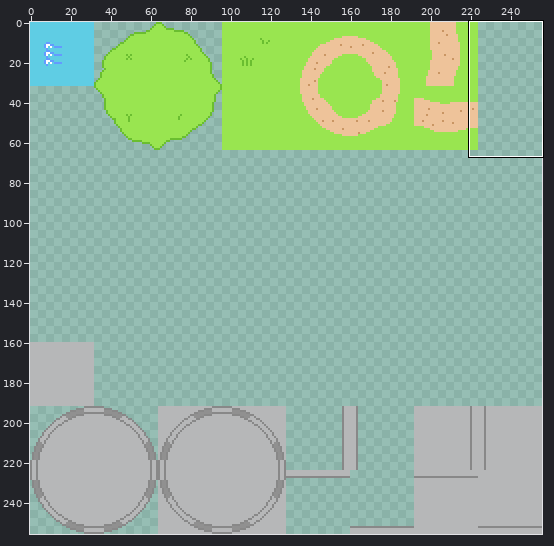
Two versions of one pixel-art file, assets/sprites/Island_Tilemap1.aseprite. The picture above shows the old version from afar; the outline marks the close-up.
Close-up. Before the commit:
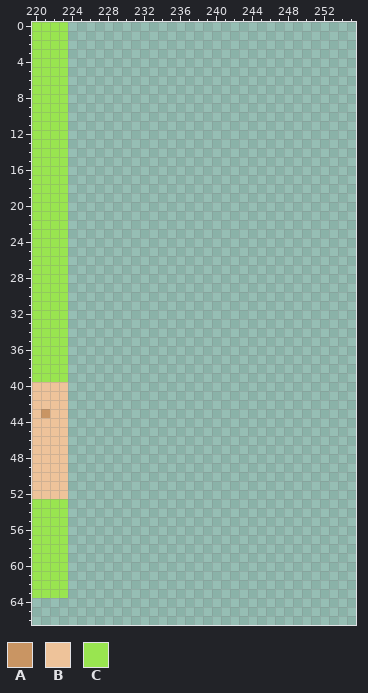
256x256 pixels, 1 frame. Shown: x 220..255, y 0..66. The commit also changed other parts of the picture, which this record leaves out.
Palette (. is transparent): A #c99563  B #eec39a  C #99e550
Pixels before (only the part around the change), first column x 220:
 0 CCCC................................
 1 CCCC................................
 2 CCCC................................
 3 CCCC................................
 4 CCCC................................
 5 CCCC................................
 6 CCCC................................
 7 CCCC................................
 8 CCCC................................
 9 CCCC................................
10 CCCC................................
11 CCCC................................
12 CCCC................................
13 CCCC................................
14 CCCC................................
15 CCCC................................
16 CCCC................................
17 CCCC................................
18 CCCC................................
19 CCCC................................
20 CCCC................................
21 CCCC................................
22 CCCC................................
23 CCCC................................
24 CCCC................................
25 CCCC................................
26 CCCC................................
27 CCCC................................
28 CCCC................................
29 CCCC................................
30 CCCC................................
31 CCCC................................
32 CCCC................................
33 CCCC................................
34 CCCC................................
35 CCCC................................
36 CCCC................................
37 CCCC................................
38 CCCC................................
39 CCCC................................
40 BBBB................................
41 BBBB................................
42 BBBB................................
43 BABB................................
44 BBBB................................
45 BBBB................................
46 BBBB................................
47 BBBB................................
48 BBBB................................
49 BBBB................................
50 BBBB................................
51 BBBB................................
52 BBBB................................
53 CCCC................................
54 CCCC................................
55 CCCC................................
56 CCCC................................
57 CCCC................................
58 CCCC................................
59 CCCC................................
60 CCCC................................
61 CCCC................................
62 CCCC................................
63 CCCC................................
64 ....................................
65 ....................................
66 ....................................
Once edited:
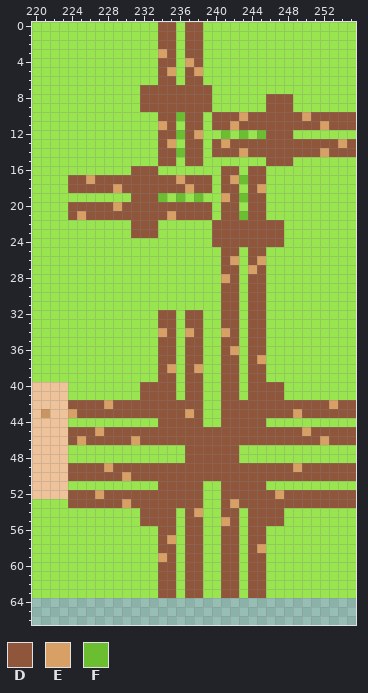
Colours new in this view: D #8f563b  E #d9a066  F #6abe30
What changed:
Layer "Layer 2":
y 0..2: x 224..255 ................................ -> CCCCCCCCCCDDCDDCCCCCCCCCCCCCCCCC
y 3: x 224..255 ................................ -> CCCCCCCCCCEDCDDCCCCCCCCCCCCCCCCC
y 4: x 224..255 ................................ -> CCCCCCCCCCDDCEDCCCCCCCCCCCCCCCCC
y 5: x 224..255 ................................ -> CCCCCCCCCCDECDECCCCCCCCCCCCCCCCC
y 6: x 224..255 ................................ -> CCCCCCCCCCDDCDDCCCCCCCCCCCCCCCCC
y 7: x 224..255 ................................ -> CCCCCCCCDDDDDDDDCCCCCCCCCCCCCCCC
y 8..9: x 224..255 ................................ -> CCCCCCCCDDDDDDDDCCCCCCDDDCCCCCCC
y 10: x 224..255 ................................ -> CCCCCCCCCCDDFDDCDDDEDDDDDDEDDDDD
y 11: x 224..255 ................................ -> CCCCCCCCCCEDCDDCDDEDDDDDDDDDEDDD
y 12: x 224..255 ................................ -> CCCCCCCCCCDDFDECCFCFCFDDDCCCCCCC
y 13: x 224..255 ................................ -> CCCCCCCCCCDECDDCDEDDDDDDDDDDDDED
y 14: x 224..255 ................................ -> CCCCCCCCCCDDFDDCDDDEDDDDDDDDEDDD
y 15: x 224..255 ................................ -> CCCCCCCCCCDDCDDCCCCCCCDDDCCCCCCC
y 16: x 224..255 ................................ -> CCCCCCCDDDCCCCCCCDDCDDCCCCCCCCCC
y 17: x 224..255 ................................ -> DDEDDDDDDDDDEDDDCDEFDDCCCCCCCCCC
y 18: x 224..255 ................................ -> DDDDDEDDDDDDDEDDCDDCDECCCCCCCCCC
y 19: x 224..255 ................................ -> CCCCCCCDDDFCFCFCCEDFDDCCCCCCCCCC
y 20: x 224..255 ................................ -> DDDDDEDDDDDDDDDDCDDCDDCCCCCCCCCC
y 21: x 224..255 ................................ -> DEDDDDDDDDDEDDDDCDDFDDCCCCCCCCCC
y 22..23: x 224..255 ................................ -> CCCCCCCDDDCCCCCCDDDDDDDDCCCCCCCC
y 24: x 224..255 ................................ -> CCCCCCCCCCCCCCCCDDDDDDDDCCCCCCCC
y 25: x 224..255 ................................ -> CCCCCCCCCCCCCCCCCDDCDDCCCCCCCCCC
y 26: x 224..255 ................................ -> CCCCCCCCCCCCCCCCCDECDECCCCCCCCCC
y 27: x 224..255 ................................ -> CCCCCCCCCCCCCCCCCDDCEDCCCCCCCCCC
y 28: x 224..255 ................................ -> CCCCCCCCCCCCCCCCCEDCDDCCCCCCCCCC
y 29..31: x 224..255 ................................ -> CCCCCCCCCCCCCCCCCDDCDDCCCCCCCCCC
y 32..33: x 224..255 ................................ -> CCCCCCCCCCDDCDDCCDDCDDCCCCCCCCCC
y 34: x 224..255 ................................ -> CCCCCCCCCCEDCEDCCEDCDDCCCCCCCCCC
y 35: x 224..255 ................................ -> CCCCCCCCCCDDCDDCCDDCDDCCCCCCCCCC
y 36: x 224..255 ................................ -> CCCCCCCCCCDDCDDCCDECDDCCCCCCCCCC
y 37: x 224..255 ................................ -> CCCCCCCCCCDDCDDCCDDCDECCCCCCCCCC
y 38: x 224..255 ................................ -> CCCCCCCCCCDECDECCDDCDDCCCCCCCCCC
y 39: x 224..255 ................................ -> CCCCCCCCCCDDCDDCCDDCDDCCCCCCCCCC
y 40..41: x 224..255 ................................ -> CCCCCCCCDDDDCDDCCDDCDDDDCCCCCCCC
y 42: x 224..255 ................................ -> DDDDEDDDDDDDDDDCCDDDDDDDDDDDDEDD
y 43: x 224..255 ................................ -> EDDDDDDDDDDDDEDCCDDDDDDDDEDDDDDD
y 44: x 224..255 ................................ -> CCCCCCCCCCDDDDDCCDDDDDCCCCCCCCCC
y 45: x 224..255 ................................ -> DDDEDDDDDDDDDDDDDDDDDDDDDDEDDDDD
y 46: x 224..255 ................................ -> DEDDDDDEDDDDDDDDDDDDDDDDDDDDEDDD
y 47..48: x 224..255 ................................ -> CCCCCCCCCCCCCDDDDDDCCCCCCCCCCCCC
y 49: x 224..255 ................................ -> DDDDEDDDDDDDDDDDDDDDDDDDDEDDDDDD
y 50: x 224..255 ................................ -> DDDDDDEDDDDDDDDDDDDDDDDDDDDDDDDD
y 51: x 224..255 ................................ -> CCCCCCCCCCDDDDDCCDDDDDCCCCCCCCCC
y 52: x 224..255 ................................ -> DDDEDDDDDDDDDDDCCDDDDDDEDDDDDDDD
y 53: x 224..255 ................................ -> DDDDDDEDDDDDDDDCCDEDDDDDDDDDDDDD
y 54: x 224..255 ................................ -> CCCCCCCCDDDDCDECCDDCDDDDCCCCCCCC
y 55: x 224..255 ................................ -> CCCCCCCCDDDDCDDCCEDCDDDDCCCCCCCC
y 56: x 224..255 ................................ -> CCCCCCCCCCDDCDDCCDDCDDCCCCCCCCCC
y 57: x 224..255 ................................ -> CCCCCCCCCCDECDDCCDDCDDCCCCCCCCCC
y 58: x 224..255 ................................ -> CCCCCCCCCCDDCDDCCDDCDECCCCCCCCCC
y 59: x 224..255 ................................ -> CCCCCCCCCCEDCDDCCDDCDDCCCCCCCCCC
y 60..63: x 224..255 ................................ -> CCCCCCCCCCDDCDDCCDDCDDCCCCCCCCCC
Pixel boxes of the changes (left, top, right, bottom) in both close-ups:
added: (68, 22, 356, 598)
